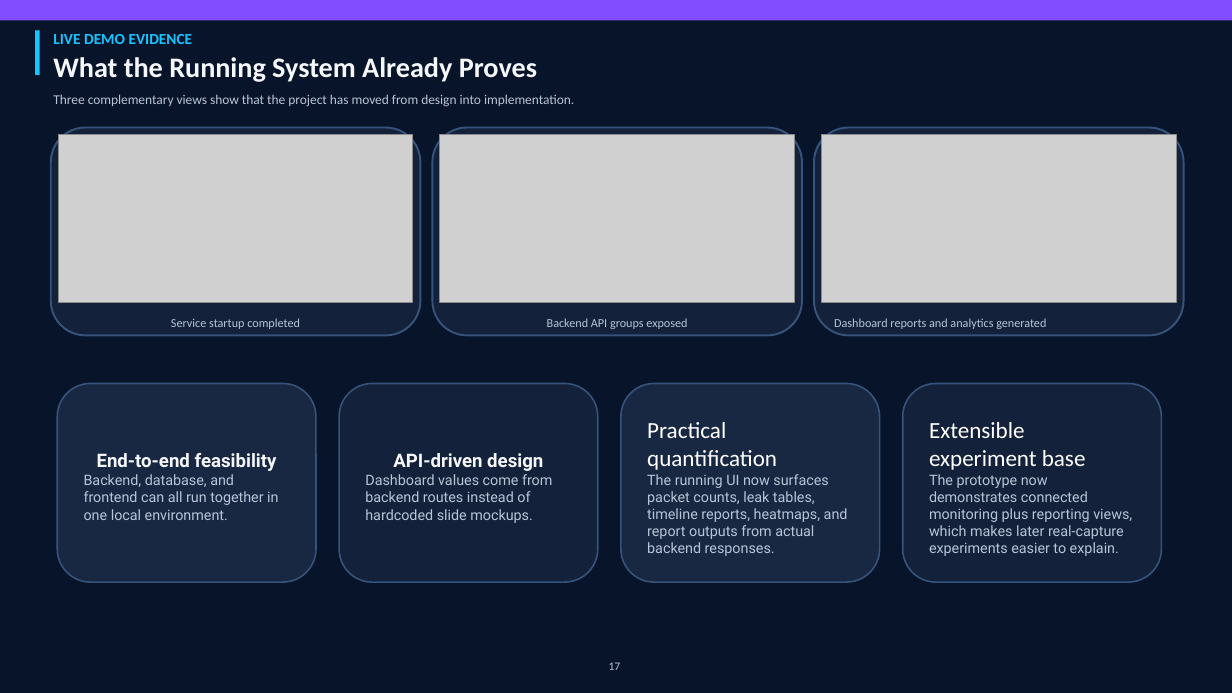
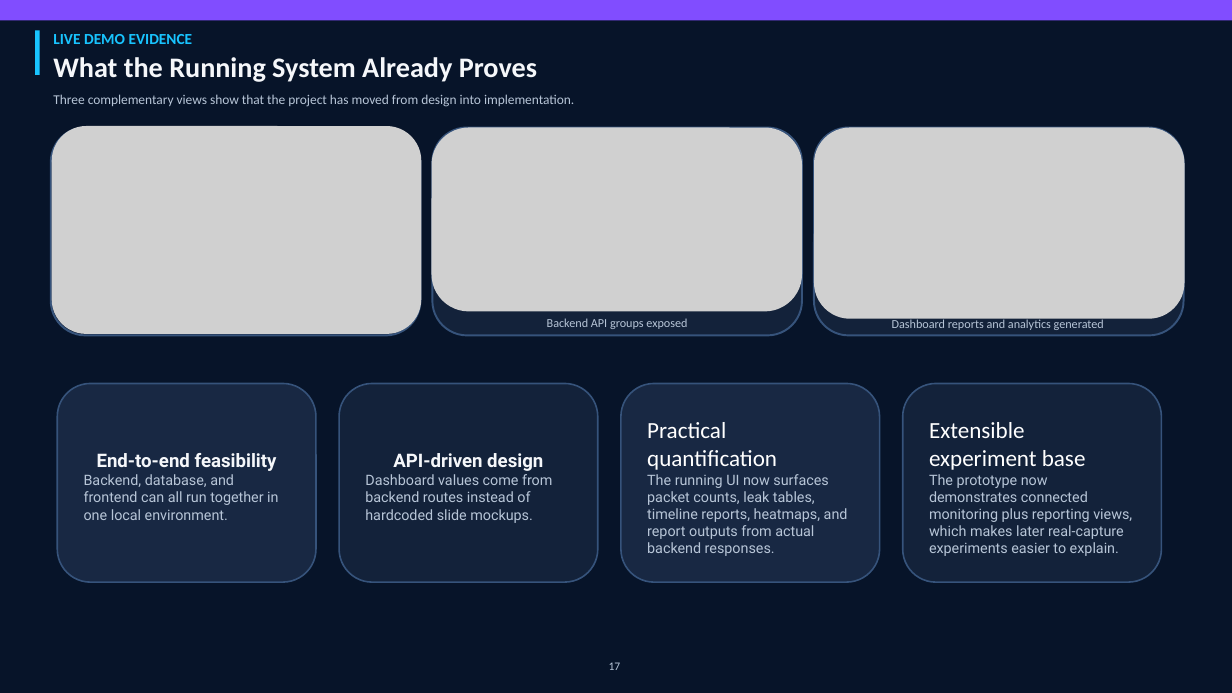
Before and after one commit to compass-rose/wallet-rpc-privacy, a slide deck: slide 18 of docs/Presentation_replaced_charts_v4.pptx. Drawn at 1232x693 pixels with LibreOffice and Linux fonts; fonts in the diff are those of the drawing; grey boxes stand for pictures. Boxes give left, top, right and bottom in pixels: in the first picture for what was removed or moved away, otherwise in the second. Text is boxed around its words. In the diff, an @@ line names an element or a change of style, - is before the commit and + after.

```diff
--- a/docs/Presentation_replaced_charts_v4.pptx
+++ b/docs/Presentation_replaced_charts_v4.pptx
@@ picture: place and size @@
-picture at bbox=[58, 135, 413, 302]
+picture at bbox=[52, 126, 421, 334]
@@ picture: place and size @@
-picture at bbox=[440, 135, 795, 302]
+picture at bbox=[432, 128, 802, 311]
@@ picture: place and size @@
-picture at bbox=[822, 135, 1177, 302]
+picture at bbox=[814, 128, 1185, 319]
@@ text removed at bbox=[171, 318, 300, 329] @@
-Service startup completed
@@ text "Dashboard reports and analytics generated": place and size @@
-text "Dashboard reports and analytics generated" at bbox=[834, 318, 1046, 329]
+text "Dashboard reports and analytics generated" at bbox=[892, 318, 1104, 330]
```
Also in this commit, not shown: 6 other slides changed.
